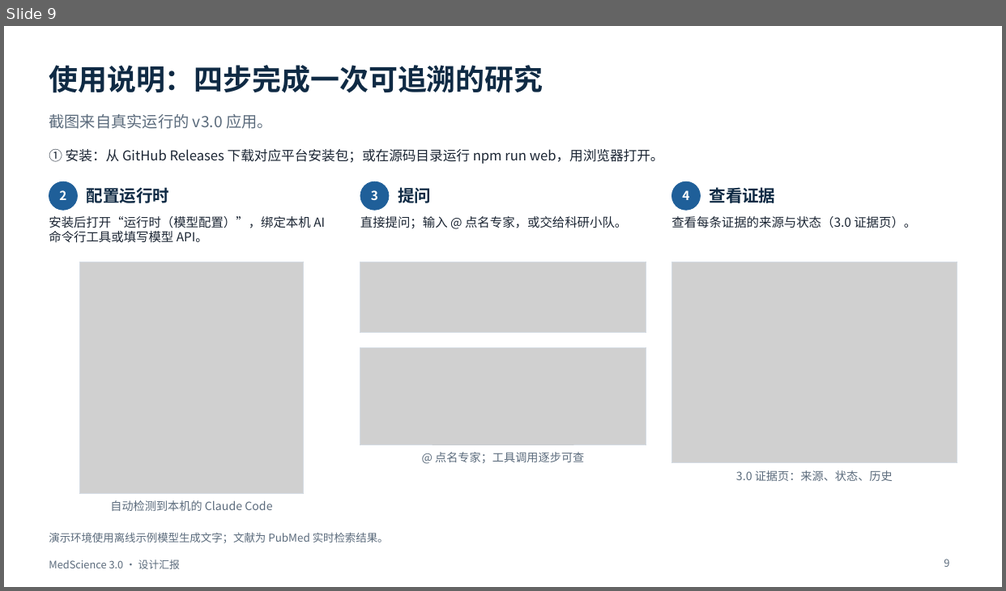
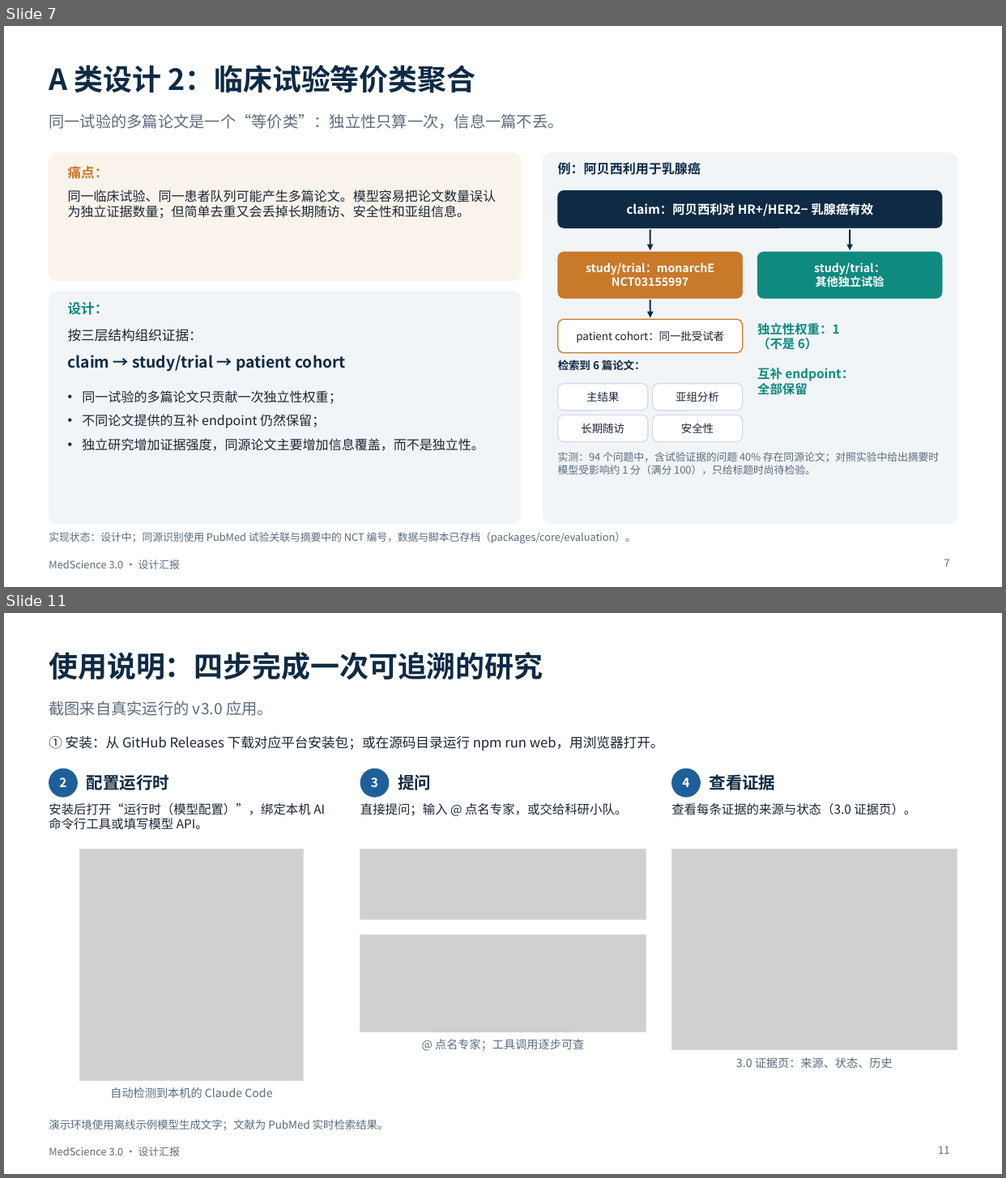
Before and after one commit to BenjaminDuo/MedScience, a slide deck: docs/presentation/MedScience-3.0-设计汇报.pptx. Shown one above the other, each under a label of ours: slide 9 before the commit, slides 7 and 11 after it; the slides between them are not shown. The pictures are 1006x591 and 1006x1178 pixels, drawn with LibreOffice and Linux fonts; fonts in the diff are those of the drawing; grey boxes stand for pictures. Boxes give left, top, right and bottom in pixels: in the first picture for what was removed or moved away, otherwise in the second. Text is boxed around its words. In the diff, an @@ line names an element or a change of style, - is before the commit and + after.

```diff
--- a/docs/presentation/MedScience-3.0-设计汇报.pptx
+++ b/docs/presentation/MedScience-3.0-设计汇报.pptx
@@ slide 7 added at box(4, 26, 1002, 587), background #FFFFFF; not listed: 1 template element that a slide beside it also shows @@
@@ title added at box(49, 65, 475, 93), 28 pt, text #0F2A44, bold @@
+A 类设计 2：临床试验等价类聚合
@@ text added at box(49, 113, 563, 129), 15 pt, text #5B6B7C @@
+同一试验的多篇论文是一个“等价类”：独立性只算一次，信息一篇不丢。
@@ rounded rectangle added at box(49, 153, 521, 280), fill #FBF4EC, outline #FBF4EC 1 pt @@
@@ text added at box(68, 166, 108, 179), 13 pt, text #C9792A, bold @@
+痛点：
@@ rounded rectangle added at box(543, 153, 957, 524), fill #F2F5F8, outline #F2F5F8 1 pt @@
@@ text added at box(558, 162, 701, 175), 12.5 pt, text #0F2A44, bold @@
+例：阿贝西利用于乳腺癌
@@ text added at box(68, 190, 496, 219), 12.5 pt, text #1B2533 @@
+同一临床试验、同一患者队列可能产生多篇论文。模型容易把论文数量误认为独立证据数量；但简单去重又会丢掉长期随访、安全性和亚组信息。
@@ rounded rectangle added at box(558, 190, 942, 228), fill #0F2A44, outline #0F2A44 0.5 pt, 12 pt, text #FFFFFF, bold @@
+claim：阿贝西利对 HR+/HER2− 乳腺癌有效
@@ arrow added from (650, 229) to (650, 250), #0F2A44 1.5 pt @@
@@ arrow added from (850, 229) to (850, 250), #0F2A44 1.5 pt @@
@@ rounded rectangle added at box(558, 252, 743, 298), fill #C9792A, outline #C9792A 0.5 pt, 11 pt, text #FFFFFF, bold @@
+study/trial：monarchE
+NCT03155997
@@ rounded rectangle added at box(758, 252, 943, 298), fill #0E8A7E, outline #0E8A7E 0.5 pt, 11 pt, text #FFFFFF, bold @@
+study/trial：
+其他独立试验
@@ rounded rectangle added at box(49, 292, 521, 524), fill #F2F5F8, outline #F2F5F8 1 pt @@
@@ text added at box(68, 302, 108, 315), 13 pt, text #0E8A7E, bold @@
+设计：
@@ arrow added from (650, 300) to (650, 318), #0F2A44 1.5 pt @@
@@ text added at box(68, 329, 202, 342), 13 pt, text #1B2533 @@
+按三层结构组织证据：
@@ rounded rectangle added at box(558, 319, 743, 353), fill #FFFFFF, outline #C9792A 1 pt, 10.5 pt, text #1B2533 @@
+patient cohort：同一批受试者
@@ text added at box(757, 323, 854, 395), 12 pt, text #0E8A7E, bold @@
+独立性权重：1
+（不是 6）
+互补 endpoint：
+全部保留
@@ text added at box(68, 355, 345, 372), 15 pt, text #0F2A44, bold @@
+claim → study/trial → patient cohort
@@ text added at box(558, 360, 646, 371), 10.5 pt, text #0F2A44, bold @@
+检索到 6 篇论文：
@@ rounded rectangle added at box(558, 384, 648, 411), fill #FFFFFF, outline #D5DCE4 1 pt, 10.5 pt, text #1B2533 @@
+主结果
@@ rounded rectangle added at box(652, 384, 742, 411), fill #FFFFFF, outline #D5DCE4 1 pt, 10.5 pt, text #1B2533 @@
+亚组分析
@@ text added at box(82, 390, 484, 451), 12.5 pt, text #1B2533 @@
+• 同一试验的多篇论文只贡献一次独立性权重；
+• 不同论文提供的互补 endpoint 仍然保留；
+• 独立研究增加证据强度，同源论文主要增加信息覆盖，而不是独立性。
@@ rounded rectangle added at box(558, 416, 648, 442), fill #FFFFFF, outline #D5DCE4 1 pt, 10.5 pt, text #1B2533 @@
+长期随访
@@ rounded rectangle added at box(652, 416, 742, 442), fill #FFFFFF, outline #D5DCE4 1 pt, 10.5 pt, text #1B2533 @@
+安全性
@@ text added at box(558, 452, 939, 475), 10 pt, text #5B6B7C @@
+实测：94 个问题中，含试验证据的问题 40% 存在同源论文；对照实验中给出摘要时模型受影响约 1 分（满分 100），只给标题时尚待检验。
@@ text added at box(49, 532, 637, 544), 10 pt, text #5B6B7C @@
+实现状态：设计中；同源识别使用 PubMed 试验关联与摘要中的 NCT 编号，数据与脚本已存档（packages/core/evaluation）。
@@ page number added at box(944, 559, 949, 567), 10 pt, text #5B6B7C @@
+7
@@ what was slide 9 is now slide 11 @@
@@ page number at box(938, 1146, 949, 1154): text changed @@
-9
+11
```
Also in this commit, not shown: 6 slides changed, 3 other slides added, 2 slides removed, 2 other files.
